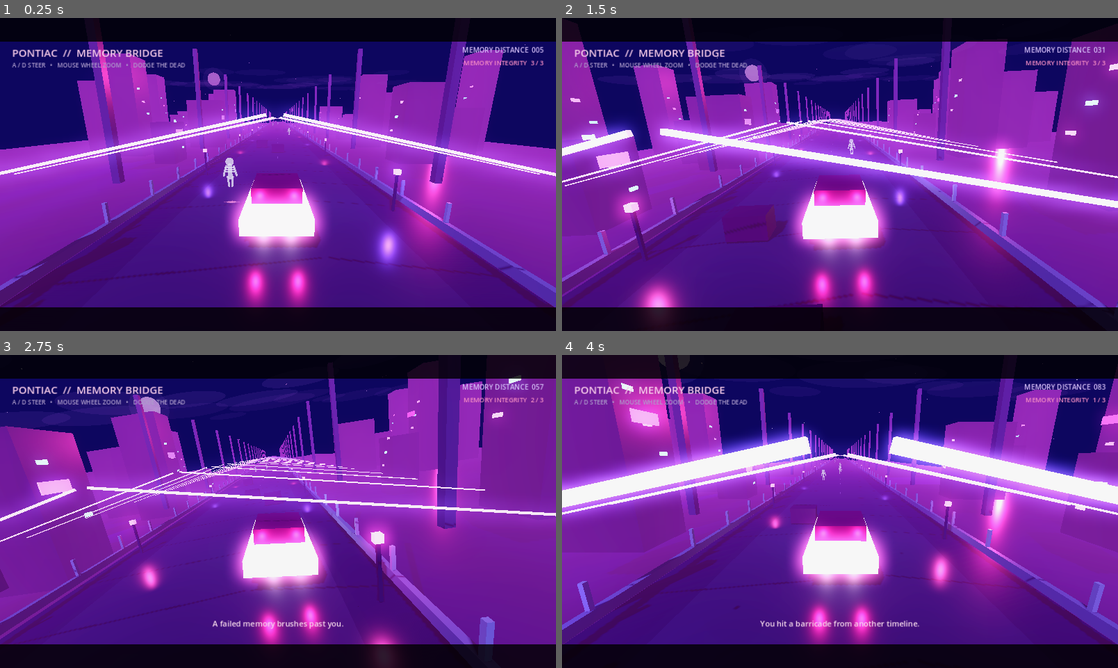
Above: before the commit, frames 1-4 (two rows, left to right).
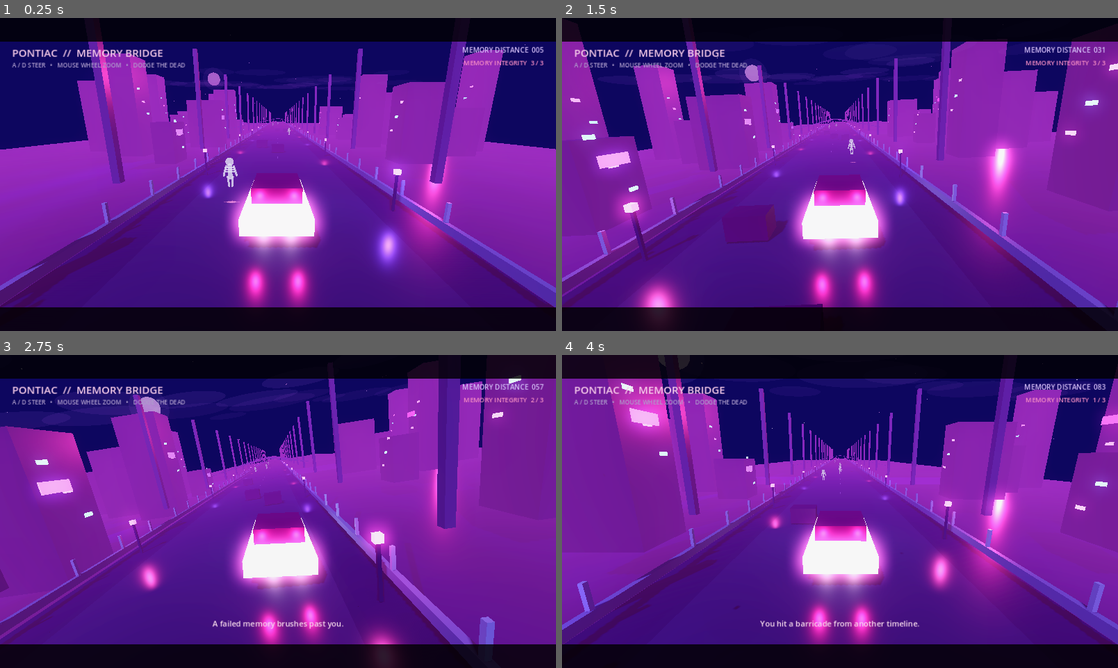
Above: after the commit, the same moments.

Repository: fuzeonspotify/outoftime
Game: Godot game, scene res://scenes/road_memory.tscn
Same seed, same stepped clock (60 frames per second), same inputs: the game is played once before the commit and once after it. This scene is started directly instead of the project's main scene.
Inputs (mouse positions are in pixels of both pictures, inside the frame that each line leads up to):
- Up to frame 1 (0.25 s): no input
- Up to frame 2 (1.5 s): move the mouse to (962, 158) at 0.52 s; hold D (move_right) 0.53-1.28 s; tap Shift at 0.6 s; click (962, 158) at 0.67 s; tap Space at 0.77 s; move the mouse to (728, 190) at 1.27 s; hold S from 1.28 s (still down); tap E at 1.35 s
- Up to frame 3 (2.75 s): tap Space at 1.52 s; move the mouse to (333, 442) at 2.02 s; release S at 2.03 s; hold D (move_right) from 2.03 s (still down); tap Shift at 2.1 s
- Up to frame 4 (4 s): move the mouse to (812, 574) at 2.77 s; release D (move_right) at 2.78 s; hold W 2.78-3.53 s; tap E at 2.85 s; click (812, 574) at 2.92 s; tap Space at 3.02, 3.77 s; tap A (move_left) at 3.5 s; move the mouse to (1006, 558) at 3.52 s; hold A (move_left) from 3.53 s (still down); tap Shift at 3.6 s

The runs differ from the first frame. In frame 1, 5.7% of the frame differs, in the area x 0-100%, y 27-86%; in frame 2, 11%; in frame 3, 4.6%; in frame 4, 14%, in the area x 0-100%, y 22-77%.
Error in both runs: Invalid assignment of property or key 'volume_linear' with value of type 'float' on a base object of type 'AudioStreamPlayer'. (res://scripts/audio/music_direc…

Commit message:
Reduce bridge cable visibility near car

Diff:
--- a/scripts/world/road_audio.gd
+++ b/scripts/world/road_audio.gd
@@ -1,9 +1,63 @@
 extends Node
+
+const CABLE_HIDE_DISTANCE: float = 34.0
+
+var _bridge_cables: Array[MeshInstance3D] = []
+var _car: Node3D
 
 
 func _ready() -> void:
 	SFXDirector.start_pontiac_ambience()
+	call_deferred("_configure_bridge_cables")
+
+
+func _process(_delta: float) -> void:
+	if _car == null:
+		return
+
+	for cable: MeshInstance3D in _bridge_cables:
+		if not is_instance_valid(cable):
+			continue
+		var distance_from_car: float = absf(cable.global_position.z - _car.global_position.z)
+		cable.visible = distance_from_car >= CABLE_HIDE_DISTANCE
 
 
 func _exit_tree() -> void:
 	SFXDirector.stop_environment(0.45)
+
+
+func _configure_bridge_cables() -> void:
+	var scene_root: Node = get_parent()
+	if scene_root == null:
+		return
+
+	_car = scene_root.get_node_or_null("SpectralPontiac") as Node3D
+	var mesh_nodes: Array[Node] = scene_root.find_children("*", "MeshInstance3D", true, false)
+
+	for node: Node in mesh_nodes:
+		var mesh_instance: MeshInstance3D = node as MeshInstance3D
+		if mesh_instance == null:
+			continue
+
+		var box_mesh: BoxMesh = mesh_instance.mesh as BoxMesh
+		if box_mesh == null:
+			continue
+
+		var box_size: Vector3 = box_mesh.size
+		var is_bridge_cable: bool = box_size.x >= 8.0 and box_size.y <= 0.06 and box_size.z <= 0.06
+		if not is_bridge_cable:
+			continue
+
+		_bridge_cables.append(mesh_instance)
+		var source_material: StandardMaterial3D = mesh_instance.material_override as StandardMaterial3D
+		if source_material == null:
+			continue
+
+		var muted_material: StandardMaterial3D = source_material.duplicate() as StandardMaterial3D
+		if muted_material == null:
+			continue
+		muted_material.albedo_color = Color("25283a")
+		muted_material.emission_enabled = false
+		muted_material.roughness = 0.78
+		muted_material.metallic = 0.05
+		mesh_instance.material_override = muted_material
